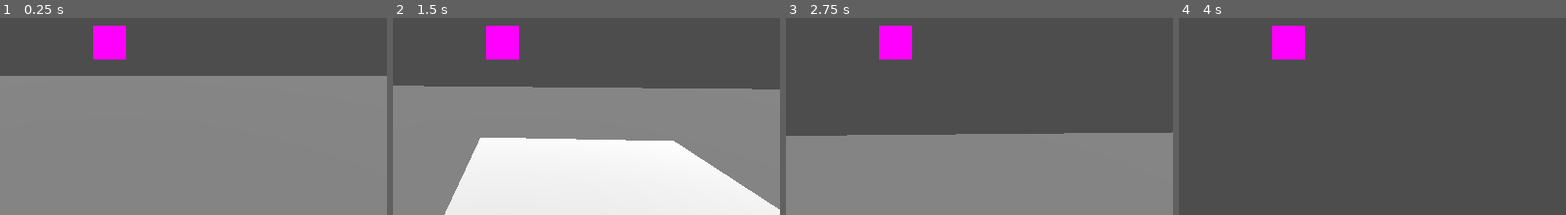
Above: before the commit, frames 1-4 (left to right).
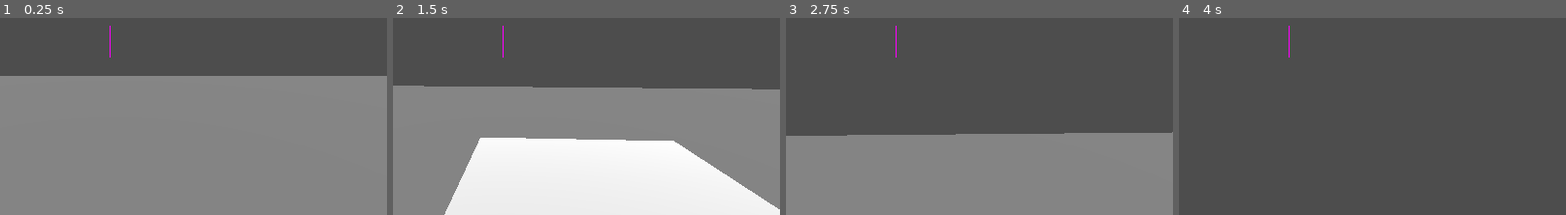
Above: after the commit, the same moments.

Repository: MercuryGames/OGPC-2025
Game: Godot game, scene res://Tests/testroom.tscn
Two runs of this game, one before a commit and one after it. Both use one fixed random seed, a clock stepped at 60 frames per second and the inputs below.
Inputs (mouse positions are % of the whole screen's width and height, from its top left):
- Up to frame 1 (0.25 s): no input
- Up to frame 2 (1.5 s): tap Enter (ui_accept) at 0.5, 0.77, 0.8, 1.07, 1.35 s; move the mouse to (55, 45) at 0.52 s; hold E (ui_interact) 0.53-1.28 s; hold Up (ui_up) from 0.53 s (still down); move the mouse to (45, 46) at 1.27 s
- Up to frame 3 (2.75 s): keep holding Up (ui_up); tap Enter (ui_accept) at 1.52, 1.82, 2.3 s; tap E (ui_interact) at 1.55 s; move the mouse to (52, 43) at 2.02 s; hold E (ui_interact) from 2.03 s (still down)
- Up to frame 4 (4 s): keep holding Up (ui_up); move the mouse to (49, 47) at 2.77 s; release E (ui_interact) at 2.78 s; tap E (ui_interact) at 2.85 s; tap Enter (ui_accept) at 3.02, 3.32, 3.5, 3.6, 3.77 s; move the mouse to (57, 46) at 3.52 s
The pictures show only the part of the screen within x 35-85%, y 38-88%; the shares and areas given below are measured in that part.

The runs differ from the first frame. In frame 1, 1.4% of the frame differs, in the area x 24-33%, y 3-22%; in frame 2, 1.4%; in frame 3, 1.4%; in frame 4, 1.4%.

Commit message:
Inventory system started

Diff:
--- a/Tests/testroom.tscn
+++ b/Tests/testroom.tscn
@@ -1,7 +1,7 @@
 [gd_scene load_steps=5 format=3 uid="uid://cqtsxbh7elr1x"]
 
 [ext_resource type="PackedScene" uid="uid://bqfg257x73pjd" path="res://player.tscn" id="1_dqq5m"]
-[ext_resource type="PackedScene" uid="uid://nym7l4jrfnj1" path="res://Props/Cube1.tscn" id="2_hy5c1"]
+[ext_resource type="PackedScene" uid="uid://nym7l4jrfnj1" path="res://Cube1.tscn" id="2_hy5c1"]
 
 [sub_resource type="BoxShape3D" id="BoxShape3D_dkm2y"]
 
--- a/player.gd
+++ b/player.gd
@@ -11,6 +11,8 @@
 var gravity = ProjectSettings.get_setting("physics/3d/default_gravity")
 var CameraRotation = Vector2(0,0)
 var MouseSensitivity = 0.001
+
+var inventory = []
 
 func _ready():
 	Input.set_mouse_mode(Input.MOUSE_MODE_CAPTURED)
@@ -29,6 +31,10 @@
 			var interactable = interaction_raycast.get_collider()
 			if interactable.has_method("interact"):
 				interactable.interact(self) # Calls the interact func
+			elif interactable.has_method("yoink"):
+				print(interactable.id)
+				interactable.yoink(self)
+				interactable.hide()
 
 
 func CameraLook(Movement: Vector2):
@@ -49,6 +55,8 @@
 		interaction_is_reset = false
 		if interactable != null and interactable.has_method("interact"):
 			interaction_label.text = "E to interact"
+		if interactable != null and interactable.has_method("yoink"):
+			interaction_label.text = "E to yoink"
 		else:
 			interaction_label.text = ""
 
@@ -65,7 +73,9 @@
 
 	# Handle jump.
 	if Input.is_action_just_pressed("ui_accept") and is_on_floor():
-		velocity.y = JUMP_VELOCITY
+		velocity.y += JUMP_VELOCITY
+		if Input.is_action_pressed("ui_up"):
+			velocity.x += 0.0001
 
 	# Get the input direction and handle the movement/deceleration.
 	# As good practice, you should replace UI actions with custom gameplay actions.
--- a/player.tscn
+++ b/player.tscn
@@ -83,7 +83,8 @@
 offset_bottom = 295.0
 
 [node name="Sprite2D" type="Sprite2D" parent="HUD/VSplitContainer"]
-position = Vector2(28, 49)
+position = Vector2(29, 48)
+scale = Vector2(0.0200001, 0.94)
 texture = SubResource("PlaceholderTexture2D_6kryx")
 
 [node name="Label" type="Label" parent="HUD/VSplitContainer"]
--- a/rigid_body_3d.gd
+++ b/rigid_body_3d.gd
@@ -1,6 +1,6 @@
 extends RigidBody3D
 
-
+var id = 100
 # Called when the node enters the scene tree for the first time.
 func _ready() -> void:
 	pass # Replace with function body.
@@ -15,5 +15,5 @@
 	if event.is_action_pressed("ui_interact"):
 		print(10901010)
 
-func interact(event):
+func yoink(event):
 	print(19191)
